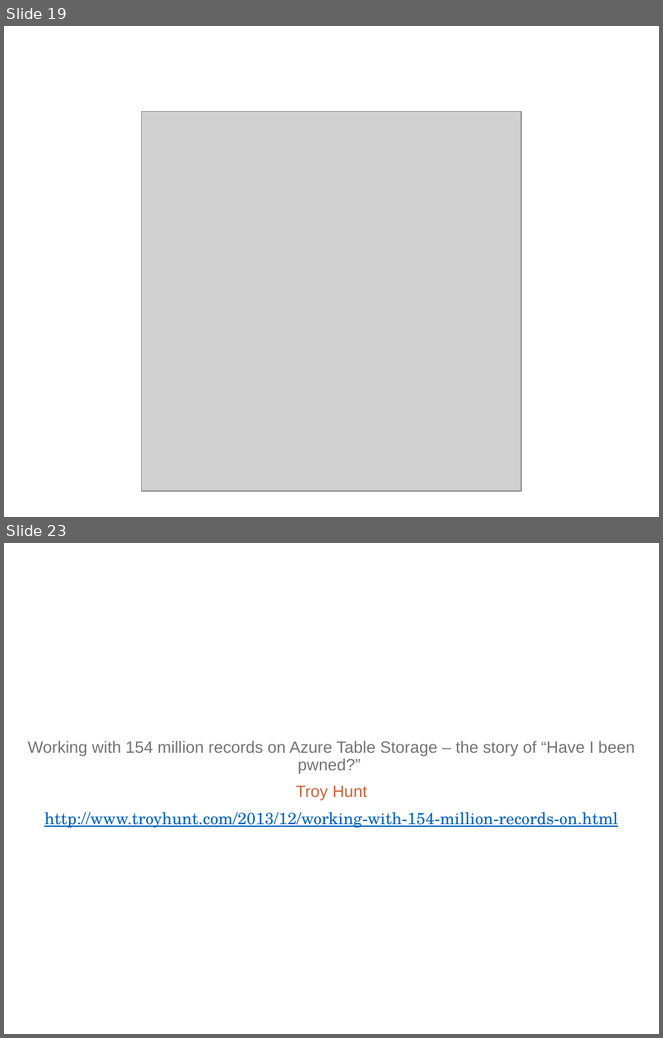
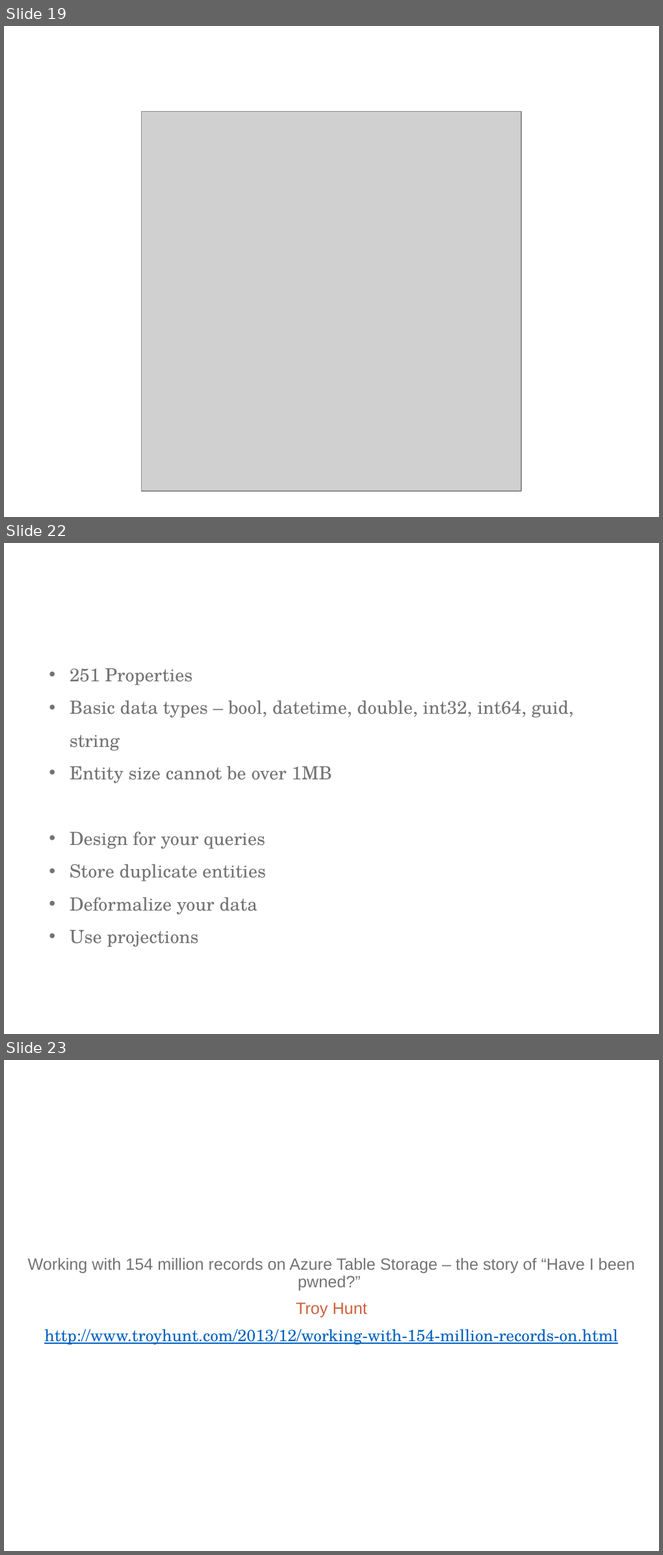
Before and after one commit to ritasker/Presentations-Archive, a slide deck: Current/Azure The Good Parts Web Apps/AzureTheGoodParts-WebApps.pptx. Shown one above the other, each under a label of ours: slides 19 and 23 before the commit, slides 19, 22 and 23 after it; the slides between them are not shown. The pictures are 663x1038 and 663x1555 pixels, drawn with LibreOffice and Linux fonts; fonts in the diff are those of the drawing; grey boxes stand for pictures; background and template pictures are left out. Boxes give left, top, right and bottom in pixels: in the first picture for what was removed or moved away, otherwise in the second. Text is boxed around its words. In the diff, an @@ line names an element or a change of style, - is before the commit and + after.

```diff
--- a/Current/Azure The Good Parts Web Apps/AzureTheGoodParts-WebApps.pptx
+++ b/Current/Azure The Good Parts Web Apps/AzureTheGoodParts-WebApps.pptx
@@ slide 22 added at (x1=4, y1=543, x2=659, y2=1034), background picture (left out) @@
@@ text added at (x1=70, y1=668, x2=574, y2=915), 20 pt, text #737373 @@
+• 251 Properties
+• Basic data types – bool, datetime, double, int32, int64, guid, string
+• Entity size cannot be over 1MB
+• Design for your queries
+• Store duplicate entities
+• Deformalize your data
+• Use projections
```
Also in this commit, not shown: 9 other slides added, 7 slides removed, 1 other file.
